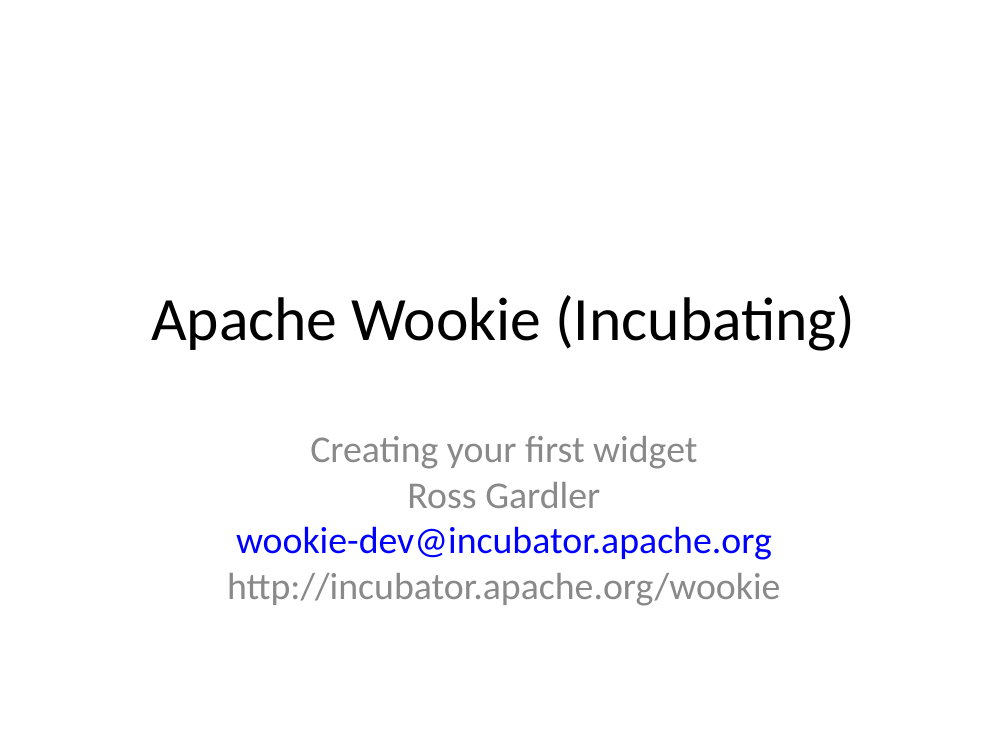
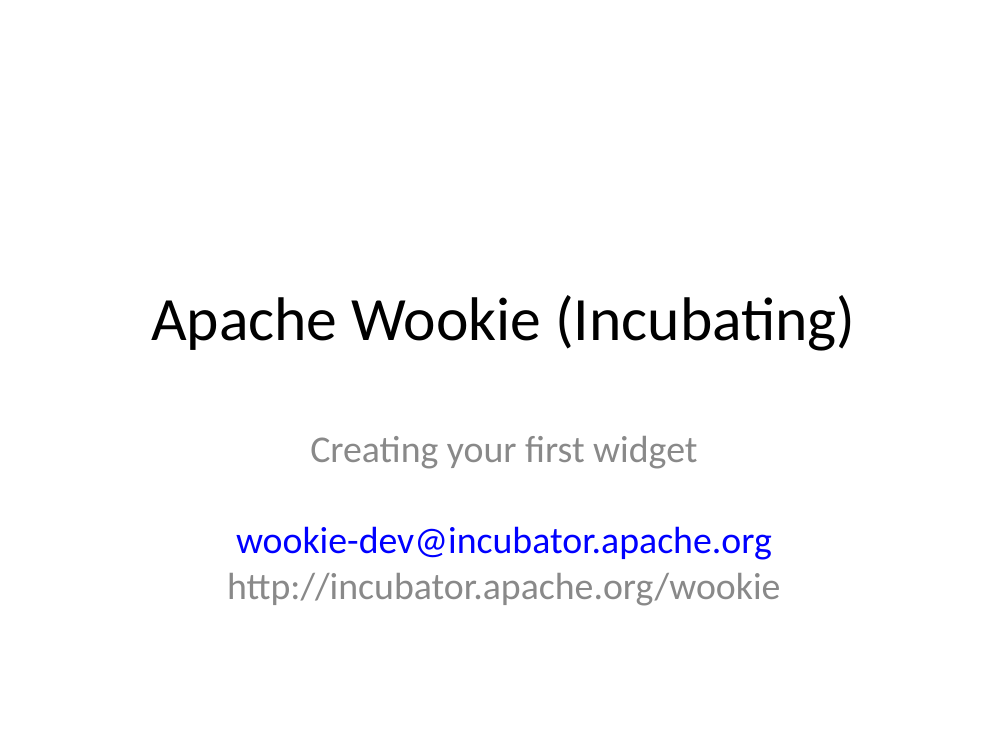
Before and after one commit to ibrahimabdelkhaleq/wooki, a slide deck: slide 1 of tutorials/tutorial_1_hello_world.odp. Drawn at 1008x756 pixels with LibreOffice and Linux fonts; fonts in the diff are those of the drawing. Boxes give left, top, right and bottom in pixels: in the first picture for what was removed or moved away, otherwise in the second. Text is boxed around its words. In the diff, an @@ line names an element or a change of style, - is before the commit and + after.

Commit message:
Remove my name as author - now just the Wookie dev team

```diff
--- a/tutorials/tutorial_1_hello_world.odp
+++ b/tutorials/tutorial_1_hello_world.odp
@@ text at (x1=407, y1=482, x2=600, y2=508): paragraph removed @@
-Ross Gardler
```
